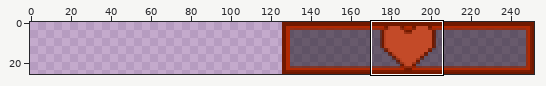
Two states of a sprite sheet, Farcrest.gmx/sprites/images/spr_health_0.png. The first picture is a wide view before the edit; the outline marks the close-up.
Close-up. As it was:
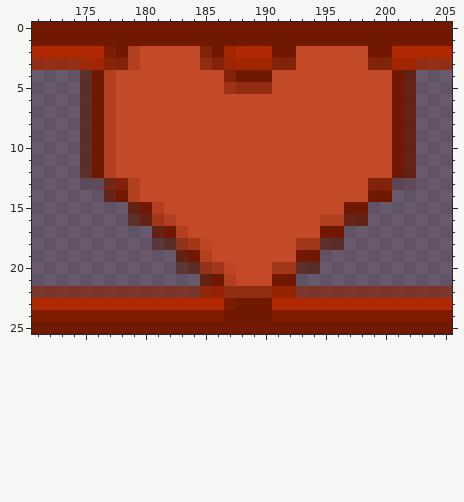
The file is 126x26 pixels. Colours within 5 levels of each other are drawn and written as one. Shown: x 171..205, y 0..25. The old version is drawn lined up with the new one, on the new canvas. The commit also changed other parts of the picture, which this record leaves out.
The result:
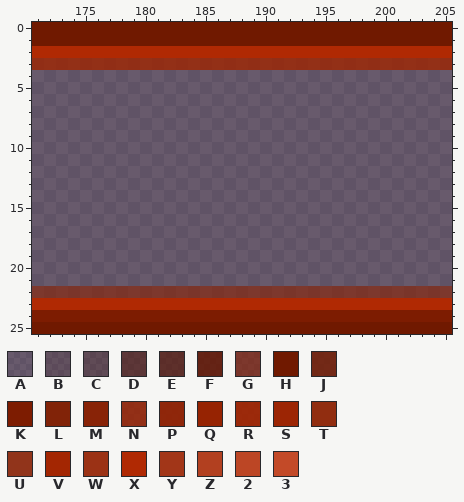
Palette (. is transparent): A #00000078  B #0d030088  C #16050093  D #360c00b9  E #430f00c9  F #5a1400e4  G #6a1902c9  H #701900  J #6b1d06e9  K #7d1c01  L #812308  M #882307  N #8d2102e4  P #8d2102f4  Q #962302  R #9a2402f4  S #9c2504  T #912d10  U #8f2f13f4  V #a32602  W #9b3215  X #b02903  Y #a23618  Z #b24020  2 #bc4625  3 #c34a28
Diff:
canvas 126x26 -> 252x26, the old top-left corner now at 126,0
Changed rows in their new state; - is an unchanged pixel.
first column x 175:
 2 --XXXXXXXXXXX---XXXXXXXXXX--
 3 NNNNNNNNNNNNNNNNNNNNNNNNNNNN
 4 AAAAAAAAAAAAAAAAAAAAAAAAAAAA
 5 AAAAAAAAAAAAAAAAAAAAAAAAAAAA
 6 AAAAAAAAAAAAAAAAAAAAAAAAAAAA
 7 AAAAAAAAAAAAAAAAAAAAAAAAAAAA
 8 AAAAAAAAAAAAAAAAAAAAAAAAAAAA
 9 AAAAAAAAAAAAAAAAAAAAAAAAAAAA
10 AAAAAAAAAAAAAAAAAAAAAAAAAAAA
11 AAAAAAAAAAAAAAAAAAAAAAAAAAAA
12 AAAAAAAAAAAAAAAAAAAAAAAAAAAA
13 AAAAAAAAAAAAAAAAAAAAAAAAAAAA
14 --AAAAAAAAAAAAAAAAAAAAAAAA--
15 ----AAAAAAAAAAAAAAAAAAAA----
16 ----AAAAAAAAAAAAAAAAAAAA----
17 ------AAAAAAAAAAAAAAAA------
18 ------AAAAAAAAAAAAAAAA------
19 --------AAAAAAAAAAAA--------
20 --------AAAAAAAAAAAA--------
21 ----------AAAAAAAA----------
22 ----------GGGGGGGG----------
23 ------------XXXX------------
24 ------------KKKK------------
